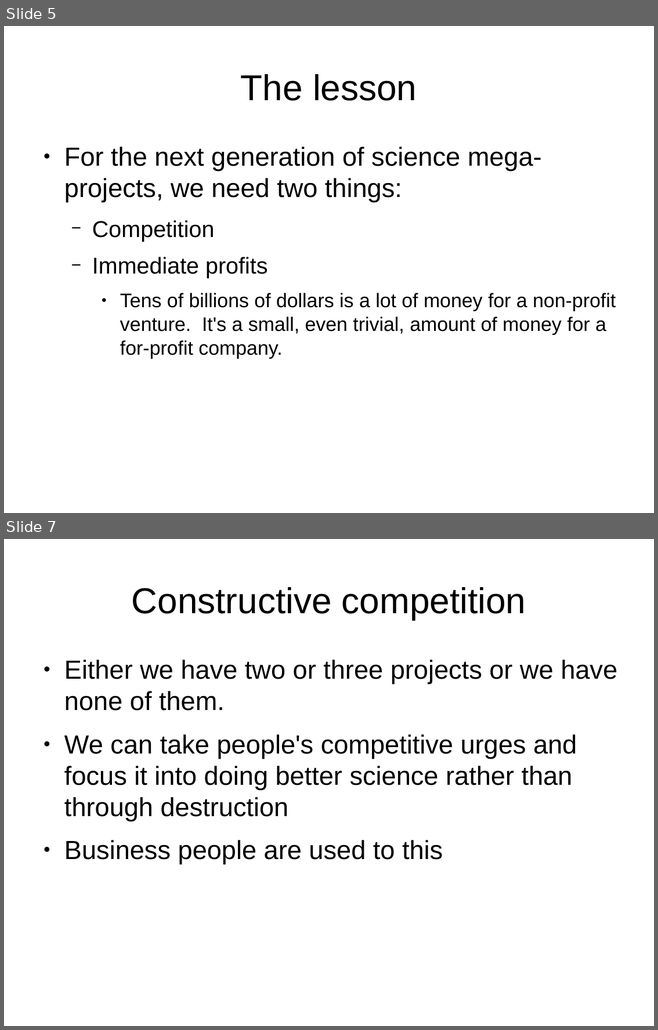
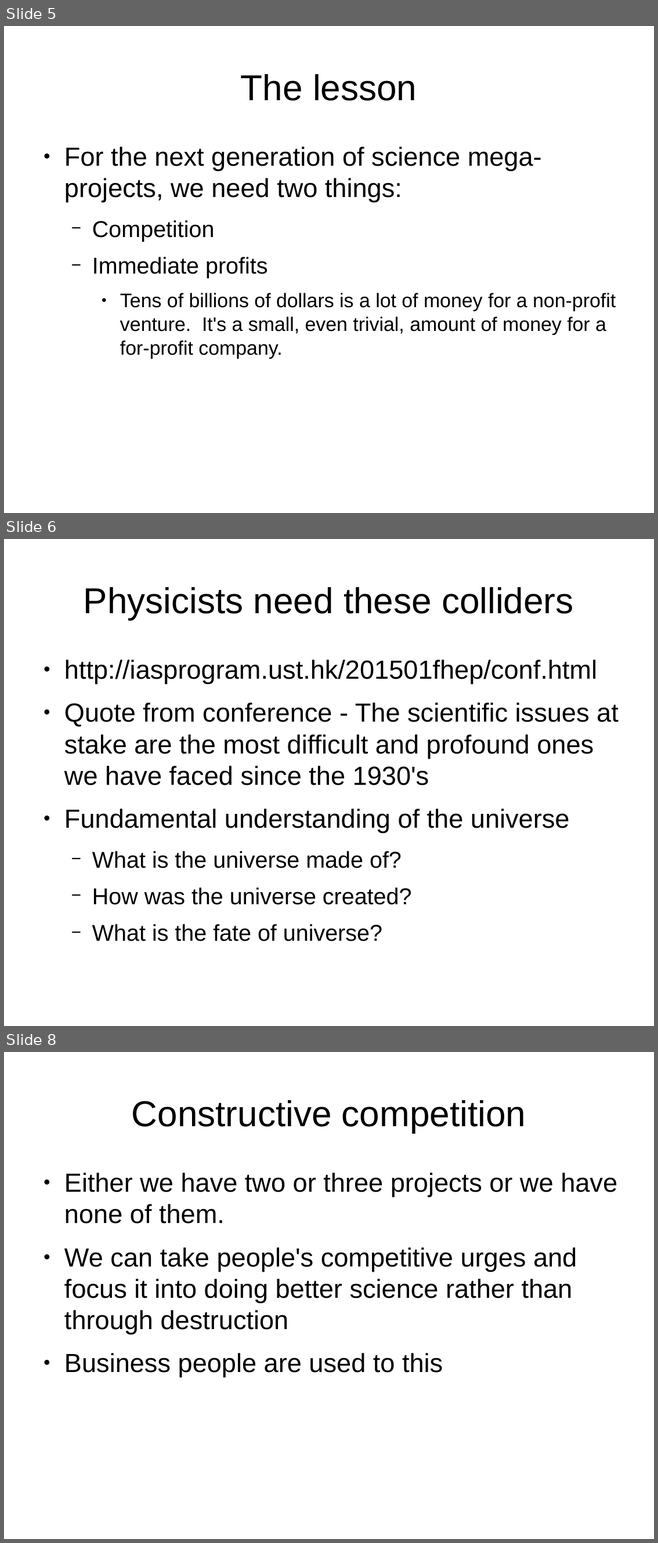
Before and after one commit to joequant/bitquant, a slide deck: pitchdecks/collider.odp. Shown one above the other, each under a label of ours: slides 5 and 7 before the commit, slides 5, 6 and 8 after it; the slides between them are not shown. The pictures are 658x1030 and 658x1543 pixels, drawn with LibreOffice and Linux fonts; fonts in the diff are those of the drawing. Boxes give left, top, right and bottom in pixels: in the first picture for what was removed or moved away, otherwise in the second. Text is boxed around its words. In the diff, an @@ line names an element or a change of style, - is before the commit and + after.

```diff
--- a/pitchdecks/collider.odp
+++ b/pitchdecks/collider.odp
@@ slide 6 added at (x1=4, y1=539, x2=654, y2=1026), background #FFFFFF @@
@@ title added at (x1=83, y1=587, x2=574, y2=620), 44 pt, text #000000 @@
+Physicists need these colliders
@@ text added at (x1=64, y1=660, x2=618, y2=942), 32 pt, text #000000 @@
+● http://iasprogram.ust.hk/201501fhep/conf.html
+● Quote from conference - The scientific issues at stake are the most difficult and profound ones we have faced since the 1930's
+● Fundamental understanding of the universe
+  − What is the universe made of?
+  − How was the universe created?
+  − What is the fate of universe?
@@ what was slide 7 is now slide 8 @@
```
Also in this commit, not shown: 7 slides changed, 5 other slides added, 1 slide removed, 1 other file.
